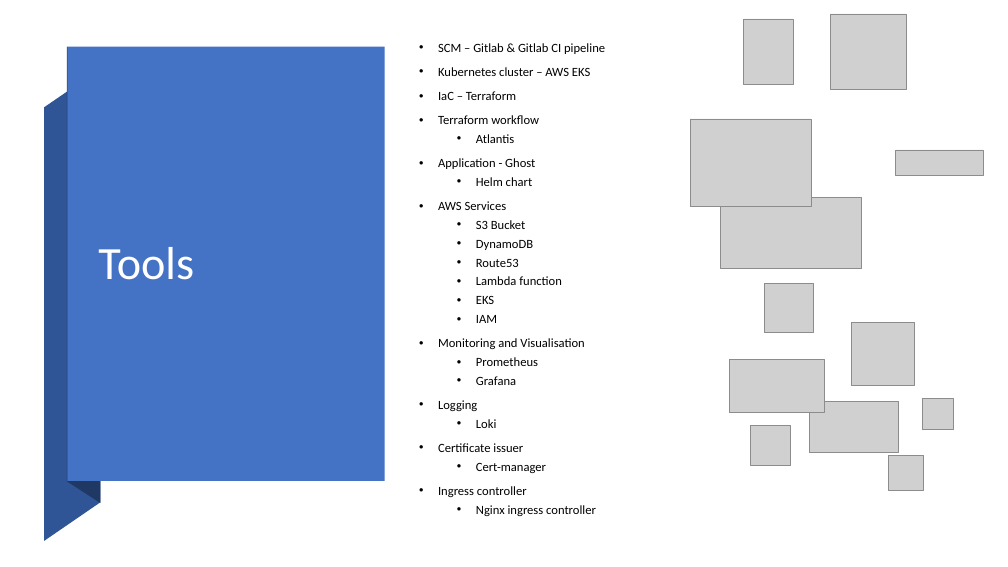
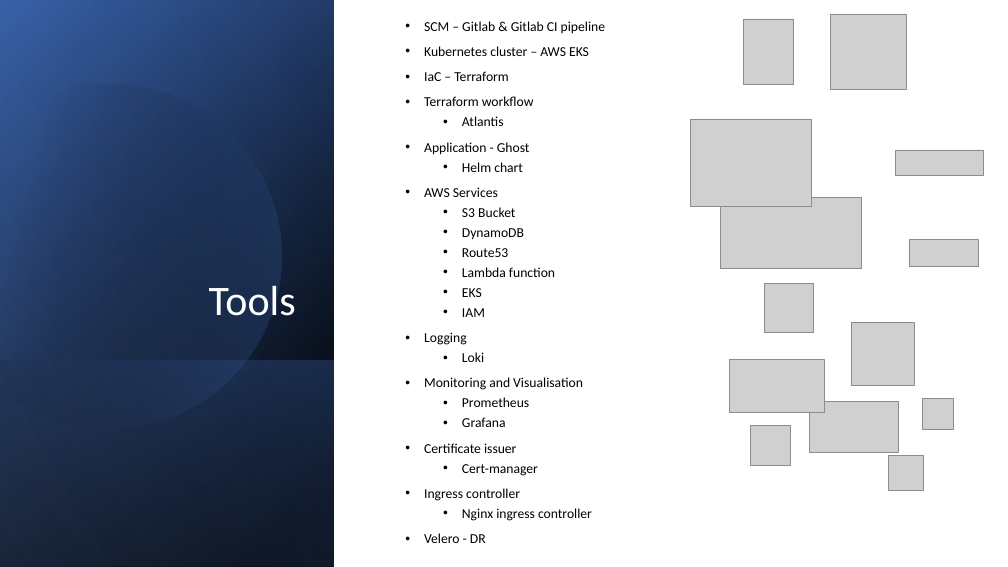
Before and after one commit to Iyad87/ghost-helm, a slide deck: slide 4 of ghost-ppt.pptx. Drawn at 1008x567 pixels with LibreOffice and Linux fonts; fonts in the diff are those of the drawing; grey boxes stand for pictures. Boxes give left, top, right and bottom in pixels: in the first picture for what was removed or moved away, otherwise in the second. Text is boxed around its words. In the diff, an @@ line names an element or a change of style, - is before the commit and + after.

Commit message:
Update presentation

```diff
--- a/ghost-ppt.pptx
+++ b/ghost-ppt.pptx
@@ rectangle at bbox=[0, 0, 334, 566]: fill #4472C4 to gradient #000000 to #8FAADC; rotation 0 to 90 degrees @@
@@ rectangle added at bbox=[0, 0, 1008, 567], fill #FFFFFF @@
@@ rectangle added at bbox=[0, 0, 334, 567], fill gradient #000000 to #2F5597 @@
@@ rectangle added at bbox=[0, 1, 334, 567], fill gradient #000000 to #4472C4 @@
@@ text "SCM – Gitlab & Gitlab ...": place and size @@
-text "SCM – Gitlab & Gitlab ..." at bbox=[438, 43, 605, 516]
+text "SCM – Gitlab & Gitlab ..." at bbox=[424, 21, 605, 543]
@@ text at bbox=[424, 21, 605, 521]: size 12 to 13 pt @@
@@ freeform shape added at bbox=[0, 42, 323, 464], fill gradient #000000 to #4472C4 @@
@@ title "Tools": place and size @@
-title "Tools" at bbox=[98, 247, 194, 280]
+title "Tools" at bbox=[209, 286, 296, 316]
@@ title "Tools" at bbox=[209, 286, 296, 316]: size 44 to 40 pt; alignment left to right; vertical alignment middle to bottom @@
@@ freeform shape removed at bbox=[67, 47, 101, 504] @@
@@ freeform shape removed at bbox=[44, 69, 100, 541] @@
@@ picture added at bbox=[909, 240, 979, 266] @@
@@ text at bbox=[424, 332, 484, 362]: paragraphs added @@
+• Logging
+  • Loki
@@ rectangle added at bbox=[0, 360, 334, 567], fill gradient #4472C4 to #000000 @@
@@ text at bbox=[438, 400, 497, 428]: paragraphs removed @@
-• Logging
-  • Loki
@@ text at bbox=[424, 533, 486, 543]: paragraph added @@
+• Velero - DR
```
Also in this commit, not shown: 4 other slides changed, 2 slides added, 3 slides removed.
